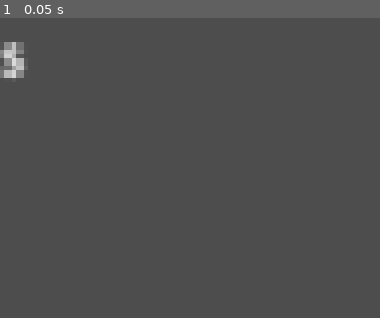
Above: before the commit, frame 1.
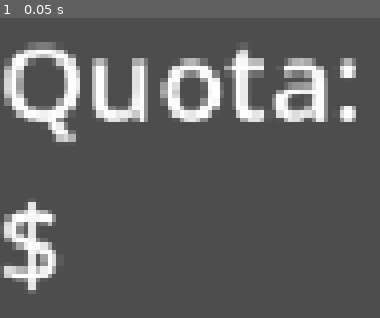
Above: after the commit, the same moment.

Repository: Svemeh/imt3603
Game: Godot game, scene res://scenes/UI/hud.tscn
The game is run twice, just before and just after one commit, with the same random seed, the same clock (stepped at 60 frames per second) and the same inputs.
Inputs:
- Up to frame 1 (0.05 s): no input

The runs differ from the first frame. In frame 1, 14% of the frame differs, in the area x 0-94%, y 8-92%.

Commit message:
feat: added functions update_money and update_quota. These update each label when told so

Diff:
--- a/corked!/scenes/UI/hud.tscn
+++ b/corked!/scenes/UI/hud.tscn
@@ -13,9 +13,18 @@
 
 [node name="MarginContainer" type="MarginContainer" parent="." unique_id=2143566406]
 layout_mode = 0
-offset_right = 40.0
-offset_bottom = 40.0
+offset_right = 78.0
+offset_bottom = 65.0
 
-[node name="MoneyLabel" type="Label" parent="MarginContainer" unique_id=1340987343]
+[node name="VBoxContainer" type="VBoxContainer" parent="MarginContainer" unique_id=1475557471]
 layout_mode = 2
+
+[node name="QuotaLabel" type="Label" parent="MarginContainer/VBoxContainer" unique_id=742448045]
+layout_mode = 2
+theme_override_font_sizes/font_size = 40
+text = "Quota: "
+
+[node name="MoneyLabel" type="Label" parent="MarginContainer/VBoxContainer" unique_id=1340987343]
+layout_mode = 2
+theme_override_font_sizes/font_size = 40
 text = "$ "
--- a/corked!/src/hud.gd
+++ b/corked!/src/hud.gd
@@ -1,15 +1,18 @@
 extends Control
 
-@onready var money_label = $MarginContainer/MoneyLabel
+@onready var money_label = $MarginContainer/VBoxContainer/MoneyLabel
+@onready var quota_label = $MarginContainer/VBoxContainer/QuotaLabel
 
 # Ha to funksjoner - update_money(), update_quota(int: money). Disse har et
 # tall: starter på null ( 0 ) og oppdateres etter en quota er oppfylt eller en
 # oppgradering / fiks er kjøpt/betalt for.
 
-## Updates money icon to X (money)
-func update_money(x: int) -> void:
-	money_label.text = "Money: " + str(x)
+## Updates money icon to amount. It takes the "amount" as an int and updates
+## money label.
+func update_money(amount: int) -> void:
+	money_label.text = "Money: " + str(amount)
 
-## Updates the  quota based on requirements
-func update_quota(money: int):
-	pass
+## Updates the  quota based on requirements. It takes "amount" as an int, while
+## updating the quota label.
+func update_quota(amount: int):
+	quota_label.text = "Quota " + str(amount)
